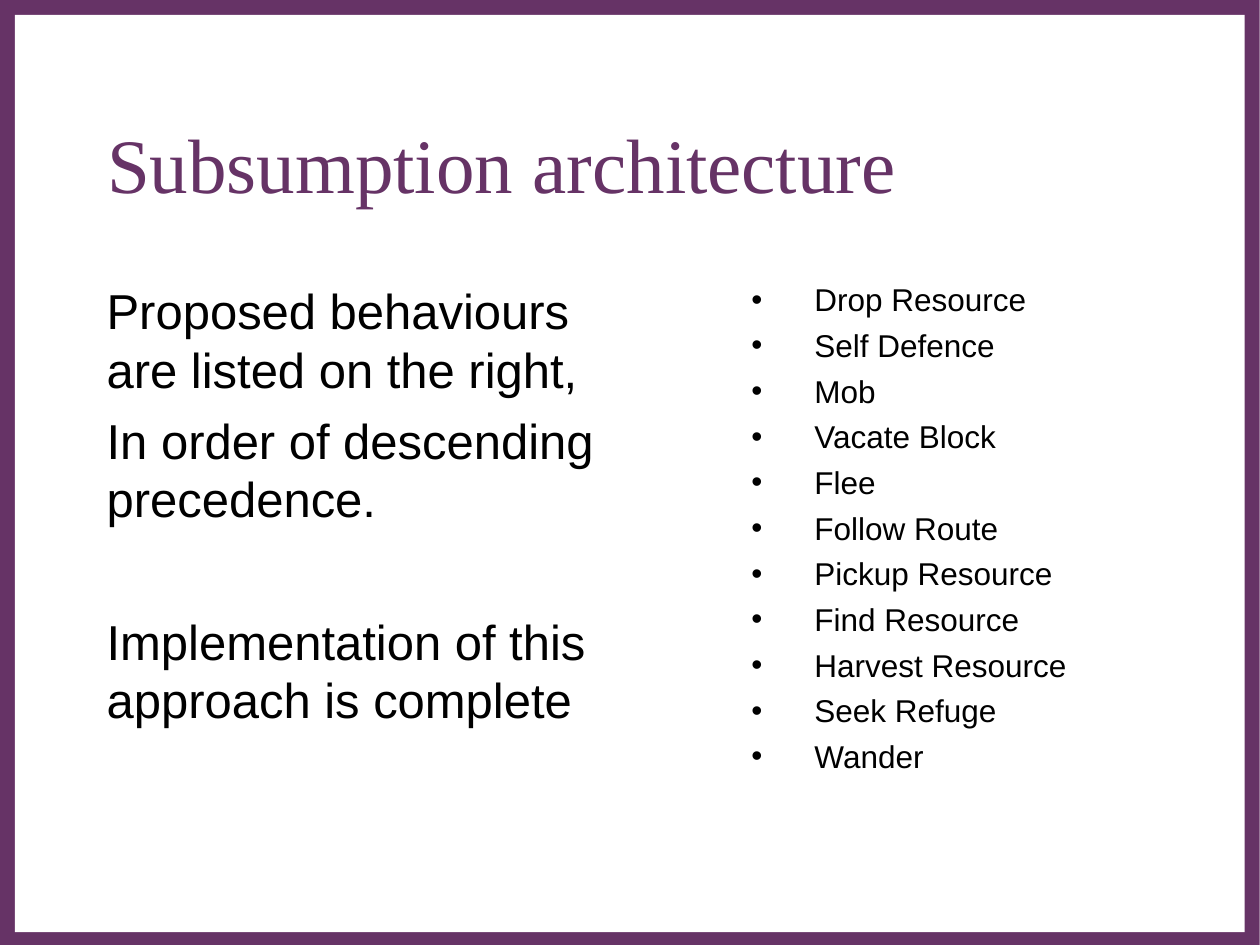
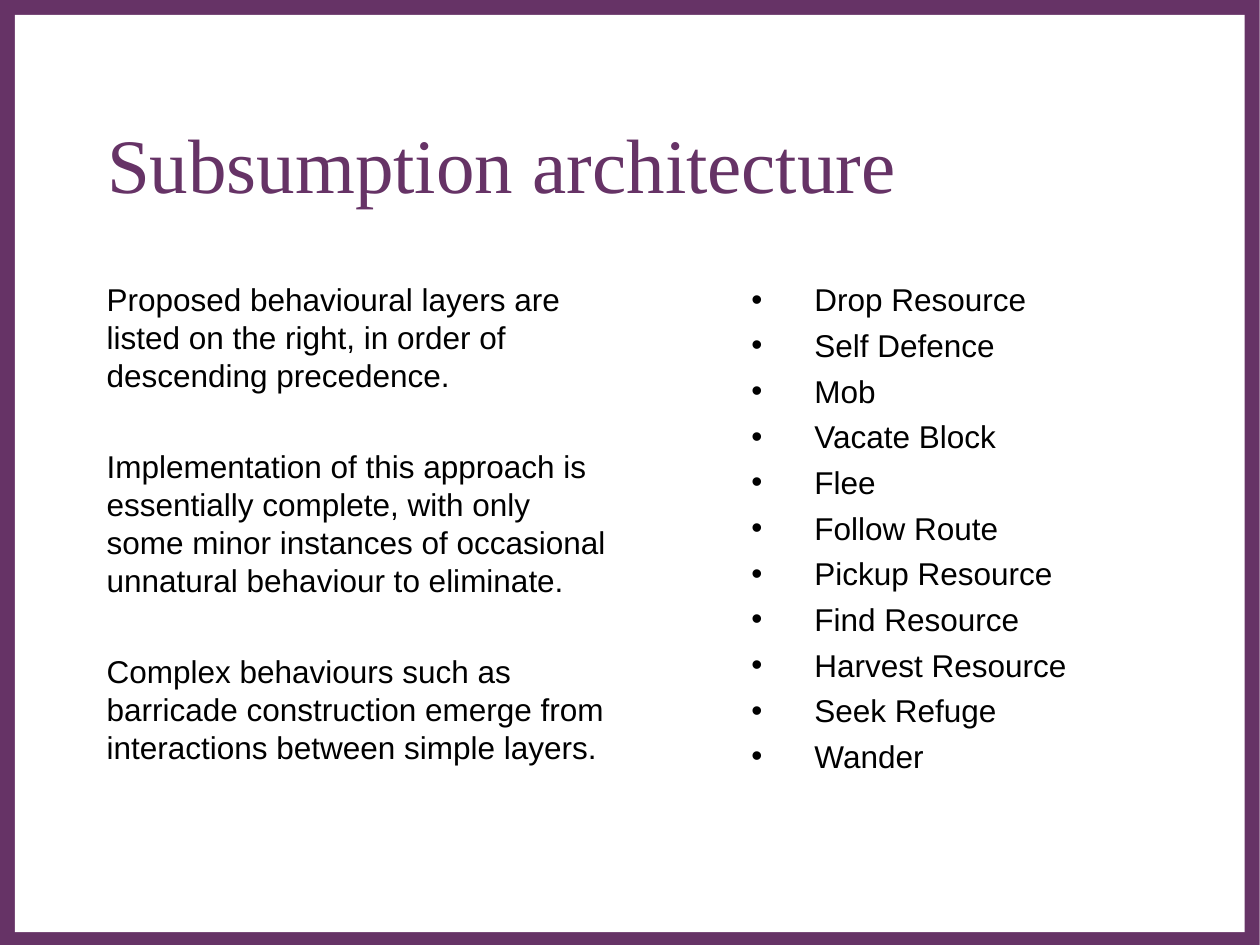
Before and after one commit to Metapyziks/Zombles, a slide deck: slide 8 of Documents/Presentation/zombles.ppt. Drawn at 1260x945 pixels with LibreOffice and Linux fonts; fonts in the diff are those of the drawing; background and template pictures are left out. Boxes give left, top, right and bottom in pixels: in the first picture for what was removed or moved away, otherwise in the second. Text is boxed around its words. In the diff, an @@ line names an element or a change of style, - is before the commit and + after.

```diff
--- a/Documents/Presentation/zombles.ppt
+++ b/Documents/Presentation/zombles.ppt
@@ text at (107,288,606,765): text changed; size 28 to 18 pt @@
-Proposed behaviours are listed on the right,
-In order of descending precedence.
-Implementation of this approach is complete
+Proposed behavioural layers are listed on the right, in order of descending precedence.
+Implementation of this approach is essentially complete, with only some minor instances of occasional unnatural behaviour to eliminate.
+Complex behaviours such as barricade construction emerge from interactions between simple layers.
```
Also in this commit, not shown: 2 other slides changed, 5 slides added, 1 slide removed, 1 other file.
